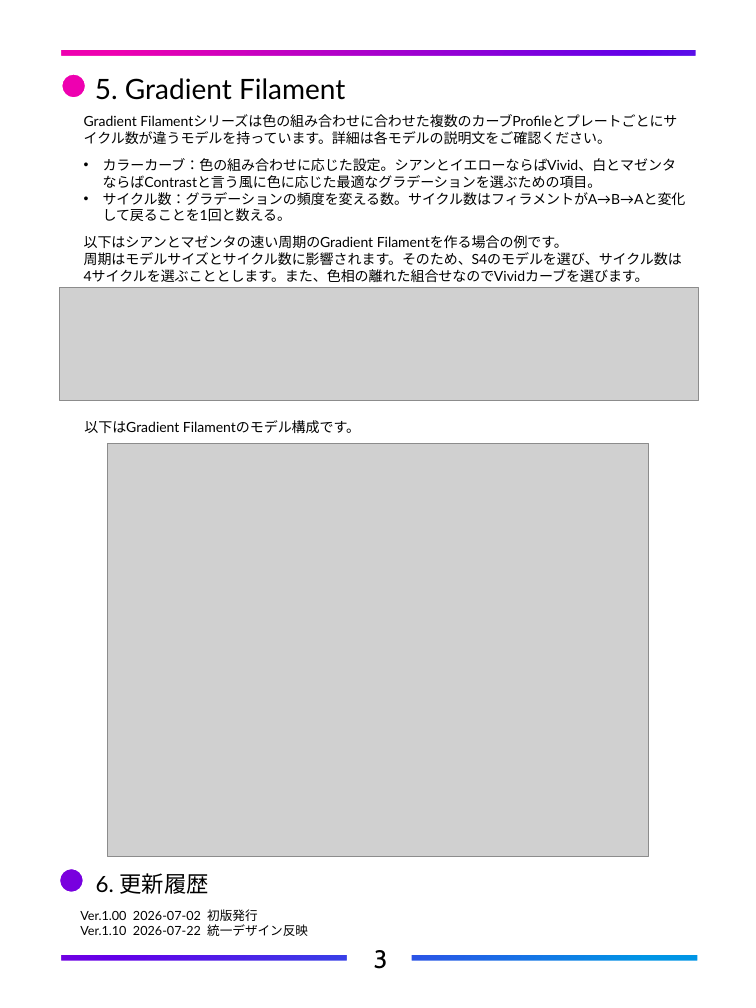
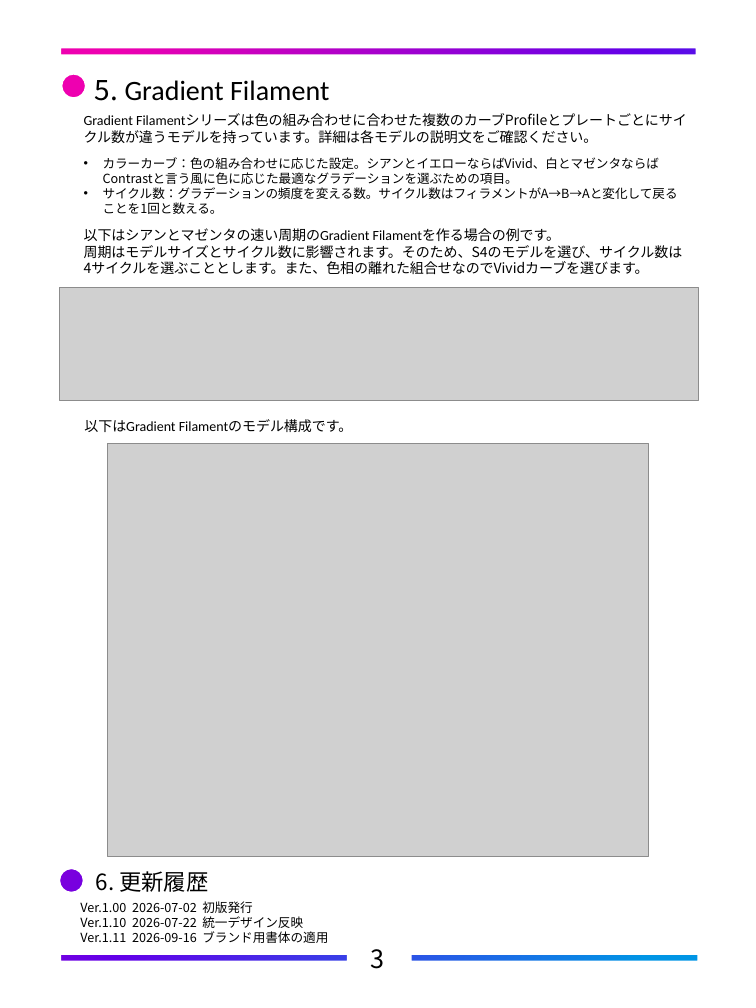
Before and after one commit to FlexChromaHQ/FlexChroma, a slide deck: slide 7 of Documents/Original/FlexChroma_Tour_Guide_JP.pptx. Drawn at 756x1008 pixels with LibreOffice and Linux fonts; fonts in the diff are those of the drawing; grey boxes stand for pictures. Boxes give left, top, right and bottom in pixels: in the first picture for what was removed or moved away, otherwise in the second. Text is boxed around its words. In the diff, an @@ line names an element or a change of style, - is before the commit and + after.

```diff
--- a/Documents/Original/FlexChroma_Tour_Guide_JP.pptx
+++ b/Documents/Original/FlexChroma_Tour_Guide_JP.pptx
@@ freeform shape at (2, 1, 756, 1008): outline redrawn @@
@@ text "5. Gradient Filament" at (95, 80, 329, 101): font Lato to Noto Sans CJK JP in "5."; font Lato to Calibri in "Gradient Filament" @@
@@ text "Gradient Filamentシリーズは色の組み合わせに合わせた複数のカーブProfileとプレートごとにサイクル数 ..." at (84, 115, 683, 274): font Lato to Calibri in "Gradient Filamentシリーズは色の組み合わせに合わせた複数のカーブProfileとプレートごとにサイクル数 ...", "以下はシアンとマゼンタの速い周期のGradient Filamentを作る場合の例です。"; font Lato to Noto Sans CJK JP; size 10 to 9 pt in "カラーカーブ：色の組み合わせに応じた設定。シアンとイエローならばVivid、白とマゼンタならばContrastと言う風に ...", "サイクル数：グラデーションの頻度を変える数。サイクル数はフィラメントがA→B→Aと変化して戻ることを1回と数える。" @@
@@ text "以下はGradient Filamentのモデル構成です。" at (84, 419, 353, 432): font Lato to Noto Sans CJK JP, font Lato to Calibri in "以下はGradient Filamentのモデル構成です。" @@
@@ text "6. 更新履歴" at (96, 871, 208, 892): font Lato to Noto Sans CJK JP @@
@@ text "Ver.1.00 2026-07-02 初版発行": place and size @@
-text "Ver.1.00 2026-07-02 初版発行" at (80, 909, 308, 936)
+text "Ver.1.00 2026-07-02 初版発行" at (80, 901, 328, 943)
@@ text at (80, 901, 303, 928): font Lato to Noto Sans CJK JP in "Ver.1.00 2026-07-02 初版発行", "Ver.1.10 2026-07-22 統一デザイン反映" @@
@@ text at (80, 931, 328, 943): paragraph added @@
+Ver.1.11 2026-09-16 ブランド用書体の適用
@@ text "3" at (371, 949, 385, 969): font Cabin to Noto Sans CJK JP @@
```
Also in this commit, not shown: 5 other slides changed, 19 other files.
